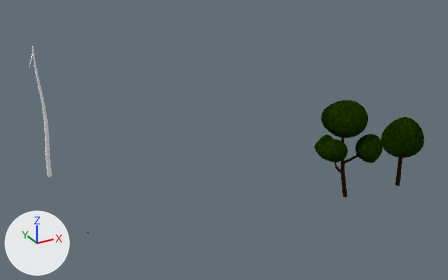
Two versions of the Blender file Models/Tree.blend, one commit apart.
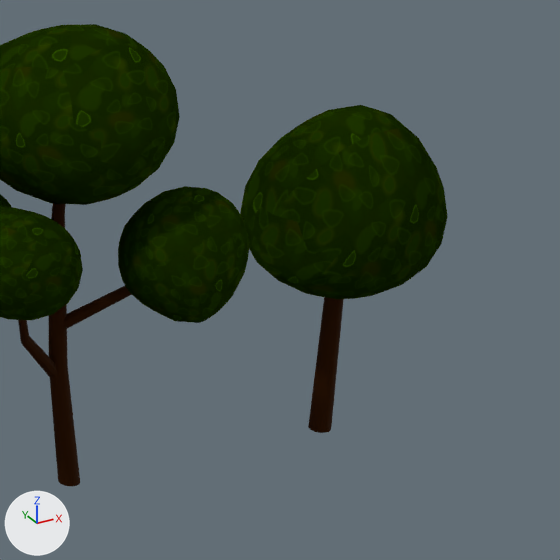
The first picture shows the older version from a 50 mm lens placed at (-52.2, -182.2, 126.9), pointed at (67.2, 34.8, 18.4). The close-ups show both versions on the part from 74% to 100% of the width and 34% to 76% of the height of that picture; other places that the commit changed are outside them. The axes (+X, +Y, +Z) are drawn at lower left. The lights are the same throughout.
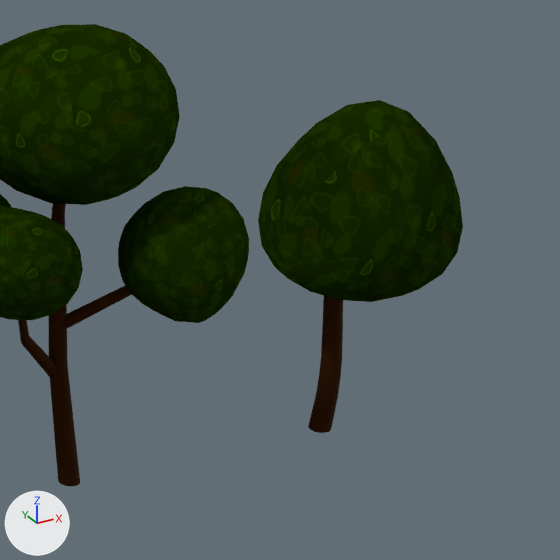
Edits to the bpy script that builds the scene:
```text
Change me_cylinder_005:
    used by ob_cylinder_004; location = (139.08, 0.76, -5.18); rotation_euler = (-0.0268, -0.0331, 1.106), in degrees (-1.5, -1.9, 63); scale = (1.07, 1.07, 0.839)
    remove me_cylinder_005.from_pydata(...)  # 60 vertices, 32 faces; spans x -1.0..1.0, y -1.0..1.0, z -1.0..27.0
    add me_cylinder_005.from_pydata(...)  # 180 vertices, 152 faces; spans x -1.5..1.4, y -1.1..1.0, z -1.0..27.0
    me_cylinder_005 part 1: 120 vertices added at x -1.5..1.4, y -1.1..0.8, z 3.4..16.6
Change me_icosphere_001:
    used by ob_icosphere_003; location = (140.3, 1.45, 16.34); rotation_euler = (-0.167, 0.0105, 1.535), in degrees (-9.6, 0.6, 88); scale = (8.3, 7.24, 8.29)
    remove me_icosphere_001.from_pydata(...)  # 162 vertices, 320 faces; spans x -1.07..0.94, y -1.07..1.67, z -0.9..1.32
    add me_icosphere_001.from_pydata(...)  # 162 vertices, 320 faces; spans x -1.07..0.94, y -1.08..1.66, z -0.77..1.54
    me_icosphere_001 part 2: 162 of 162 vertices moved; they spanned x -1.07..0.94, y -1.07..1.67, z -0.9..1.32 and now span x -1.07..0.94, y -1.08..1.66, z -0.77..1.54; mean shift (0.0, -0.02, 0.08); largest move (-0.09, 0.16, 1.32) -> (-0.1, 0.11, 1.54)
Change ob_icosphere_003:
    ob_icosphere_003.location: (140.3, 1.45, 16.34) -> (143.34, 2.16, 14.26)
```

Location of each change, (x1, y1, x2, y2) in pixels of the close-ups (560 x 560 px):
'Icosphere.003', reshaped, moved: before (240, 105, 447, 299); after (258, 100, 463, 302)
'Cylinder.004', reshaped: before (308, 297, 344, 433); after (308, 296, 343, 433)
part 1 of me_cylinder_005, added (black): after (308, 296, 343, 433)
